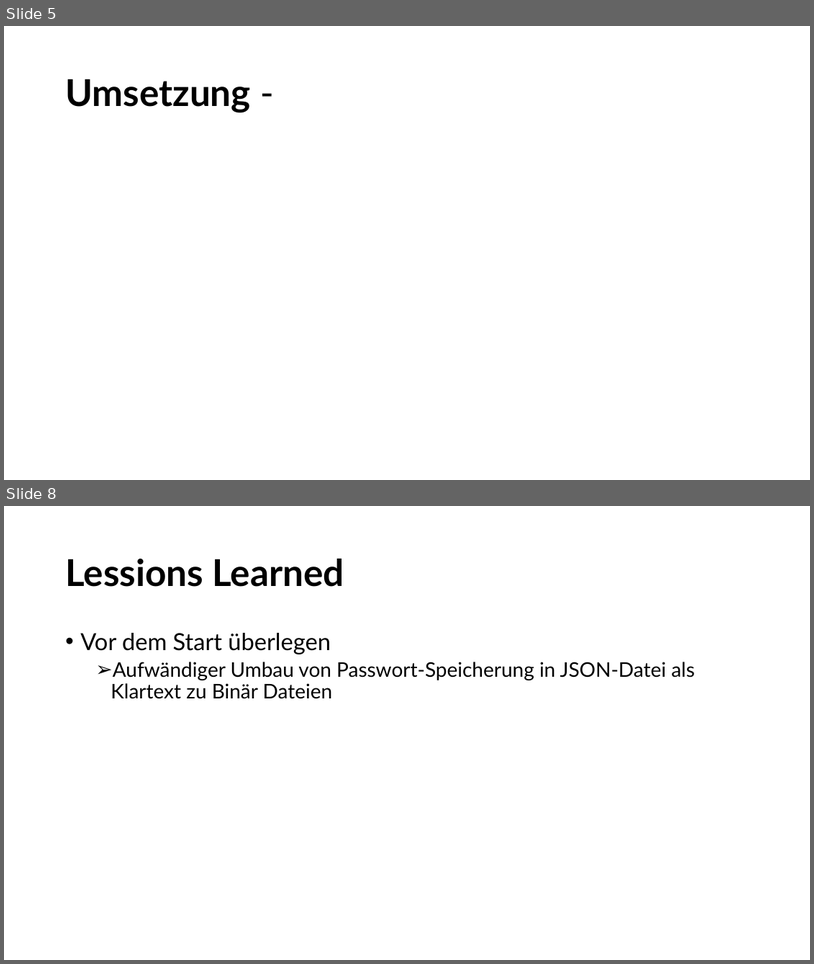
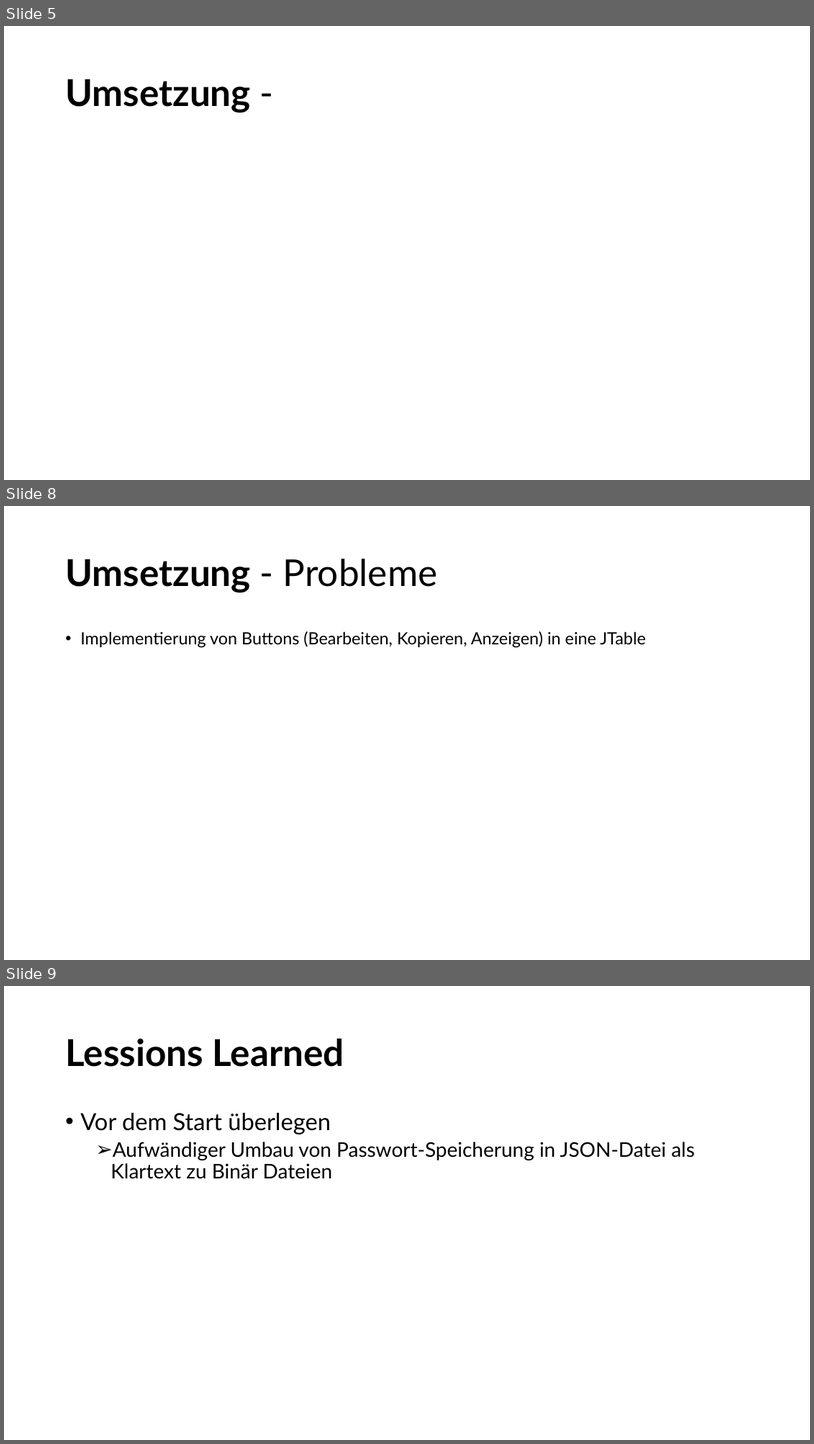
Before and after one commit to NykyTV/PasswortManager, a slide deck: pp/Presentation.pptx. Shown one above the other, each under a label of ours: slides 5 and 8 before the commit, slides 5, 8 and 9 after it; the slides between them are not shown. The pictures are 814x964 and 814x1444 pixels, drawn with LibreOffice and Linux fonts; fonts in the diff are those of the drawing. Boxes give left, top, right and bottom in pixels: in the first picture for what was removed or moved away, otherwise in the second. Text is boxed around its words. In the diff, an @@ line names an element or a change of style, - is before the commit and + after.

```diff
--- a/pp/Presentation.pptx
+++ b/pp/Presentation.pptx
@@ slide 8 added at box(4, 506, 810, 960), background #FFFFFF @@
@@ title added at box(65, 559, 437, 592), 44 pt, text #000000, bold @@
+Umsetzung - Probleme
@@ text added at box(80, 631, 646, 648), 20 pt, text #000000 @@
+• Implementierung von Buttons (Bearbeiten, Kopieren, Anzeigen) in eine JTable
@@ what was slide 8 is now slide 9 @@
```
Also in this commit, not shown: 4 slides changed.
